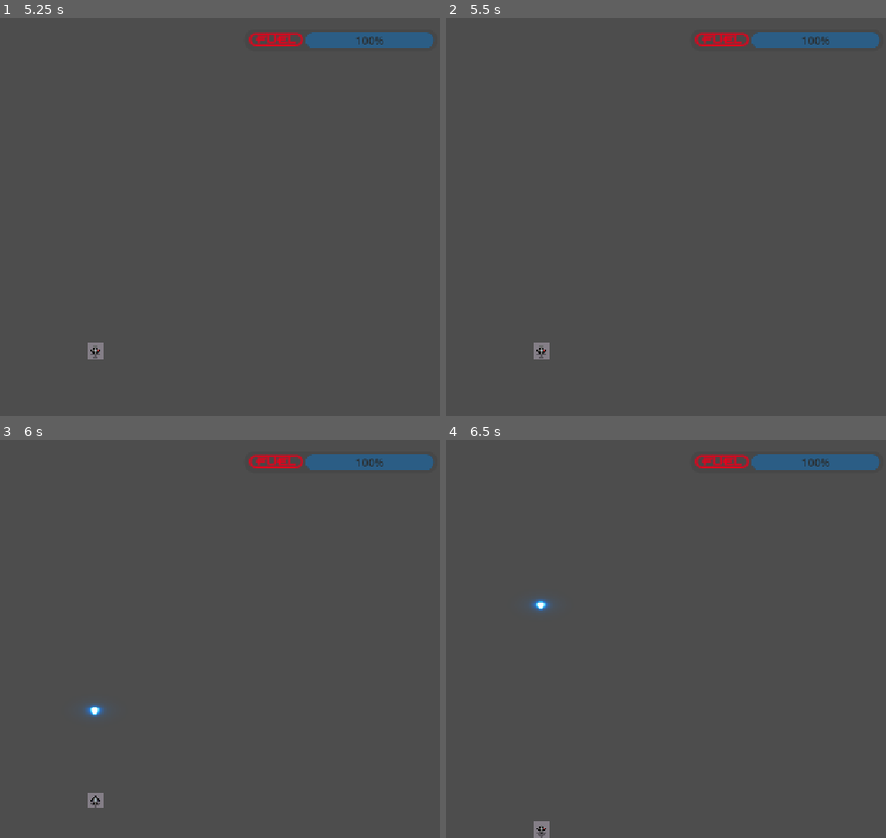
Above: before the commit, frames 1-4 (two rows, left to right).
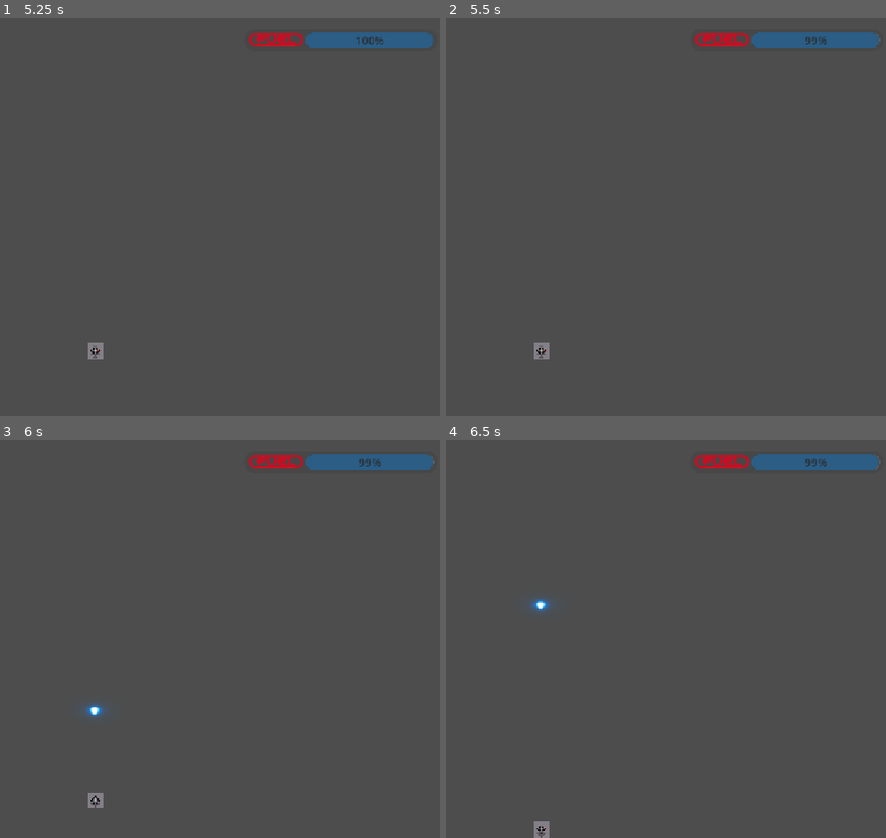
Above: after the commit, the same moments.

Repository: ikostan/SkyLockAssault
Game: Godot game, scene res://scenes/main_menu.tscn
The game is run twice, just before and just after one commit, with the same random seed, the same clock (stepped at 60 frames per second) and the same inputs. The engine's default icon, where the game draws it, is replaced by a stand-in: a white triangle on a blue panel in a dark square. Video files are missing from this copy of the repository; at most half a second of black plays in their place. Sound files missing from this copy of the repository are replaced by a short silence.
Inputs (mouse positions are in pixels of both pictures, inside the frame that each line leads up to):
- Up to frame 1 (5.25 s): tap Enter at 0.5, 2, 5 s; move the mouse to (250, 197) at 0.52 s; hold D (move_right) 0.53-1.25 s; hold Space (fire) 0.53-1.25 s; click (250, 197) at 0.67 s; drag from (outside the picture) to (57, 296) at 1.27 s; move the mouse to (167, 129) at 2.02 s; hold D (move_right) 2.03-2.75 s; hold Space (fire) 2.03-2.75 s; drag from (57, 296) to (outside the picture) at 2.77 s; move the mouse to (308, 276) at 3.52 s; hold A (move_left) 3.53-4.25 s; hold Space (fire) 3.53-4.25 s; click "{START=GAME}" at 4.25 s; drag from (outside the picture) to (outside the picture) at 5.02 s
- Up to frame 2 (5.5 s): no input
- Up to frame 3 (6 s): tap Space (fire) at 5.75 s; move the mouse to (132, 639) at 5.77 s; hold X (move_backward) from 5.78 s (still down); hold Space (fire) from 5.78 s (still down); click (132, 639) at 5.92 s
- Up to frame 4 (6.5 s): keep holding X (move_backward); keep holding Space (fire)

Frame 1 is identical in both runs. In frame 2, less than 0.1% of the frame differs, in the area x 81-99%, y 4-8%; in frame 3, less than 0.1%; in frame 4, less than 0.1%, in the area x 81-99%, y 3-8%.

Commit message:
Adjust bullet size and connect fuel timer
Reduced bullet collision shape radius and scaled down its sprite for better visual alignment. Connected the fuel timer's timeout signal to its handler in player.gd to ensure proper fuel management.

Diff:
--- a/scenes/bullet.tscn
+++ b/scenes/bullet.tscn
@@ -4,7 +4,7 @@
 [ext_resource type="Texture2D" uid="uid://b7utqr70u1mex" path="res://files/sprite/laser_sprites/01.png" id="2_y25gk"]
 
 [sub_resource type="CircleShape2D" id="CircleShape2D_l5glv"]
-radius = 5.0
+radius = 2.0
 
 [node name="BulletFirer" type="Node2D"]
 texture_filter = 1
@@ -21,4 +21,6 @@
 
 [node name="Sprite2D" type="Sprite2D" parent="Area2D"]
 texture_filter = 1
+position = Vector2(-1, 0)
+scale = Vector2(0.3, 0.3)
 texture = ExtResource("2_y25gk")
--- a/scripts/player.gd
+++ b/scripts/player.gd
@@ -79,6 +79,7 @@
 	current_fuel = max_fuel
 	fuel_bar.max_value = max_fuel
 	fuel_bar.value = current_fuel  # Set initial progress
+	fuel_timer.timeout.connect(_on_fuel_timer_timeout)
 	fuel_timer.start()
 
 	# Null-safe weapon log
